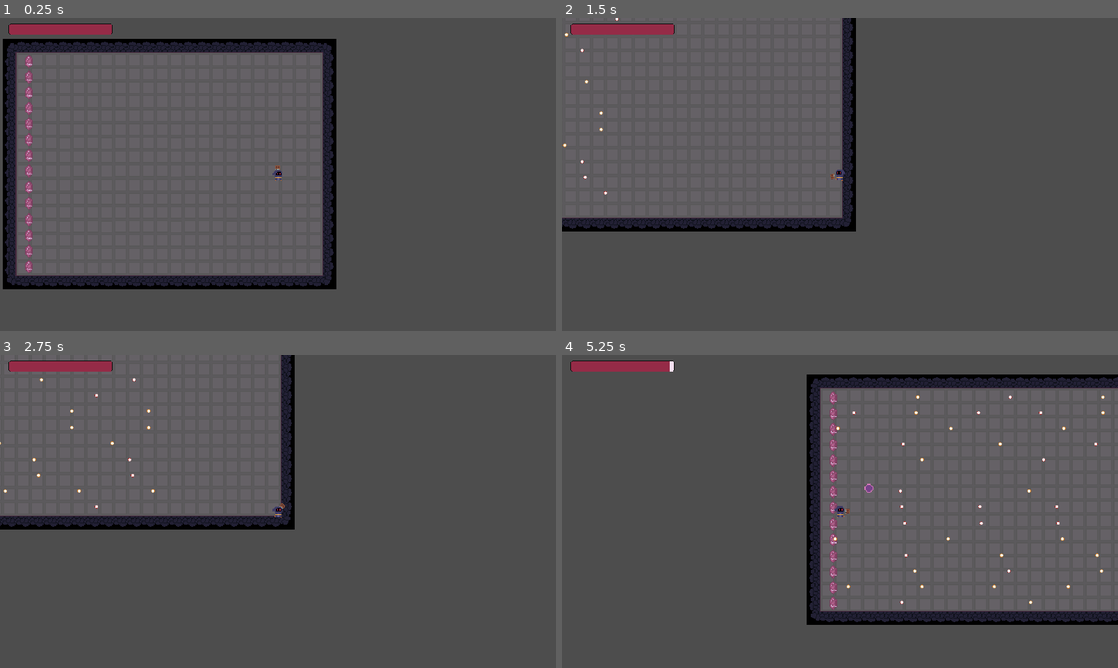
Above: before the commit, frames 1-4 (two rows, left to right).
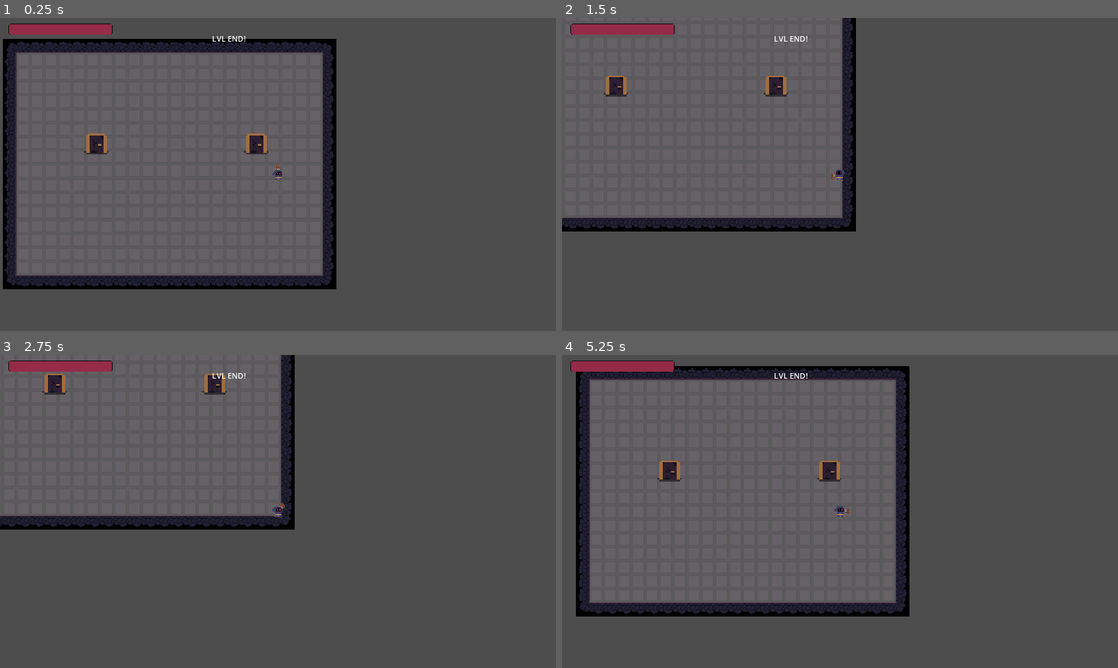
Above: after the commit, the same moments.

Repository: Arssin/Bullet_Hell_Jam
Game: Godot game, scene res://scenes/Level4.tscn
The game is run twice, just before and just after one commit, with the same random seed, the same clock (stepped at 60 frames per second) and the same inputs. This scene is started directly instead of the project's main scene.
Inputs (mouse positions are in pixels of both pictures, inside the frame that each line leads up to):
- Up to frame 1 (0.25 s): no input
- Up to frame 2 (1.5 s): move the mouse to (962, 158) at 0.52 s; hold D (move_right) 0.53-1.28 s; click (962, 158) at 0.6 s; tap Enter at 1.25 s; move the mouse to (728, 190) at 1.27 s; hold S (move_down) from 1.28 s (still down); tap Space (dash) at 1.35 s
- Up to frame 3 (2.75 s): tap Space (dash) at 2 s; move the mouse to (333, 442) at 2.02 s; release S (move_down) at 2.03 s; hold D (move_right) from 2.03 s (still down); tap E (player_action) at 2.1 s
- Up to frame 4 (5.25 s): move the mouse to (812, 574) at 2.77 s; release D (move_right) at 2.78 s; hold W (move_up) 2.78-3.53 s; click (812, 574) at 2.85 s; move the mouse to (1006, 558) at 3.52 s; hold Left (move_left) 3.53-5.03 s; tap Space (dash) at 3.6 s; move the mouse to (673, 464) at 4.27 s; tap E (player_action) at 4.35 s; move the mouse to (867, 511) at 5.02 s; hold S (move_down) from 5.03 s (still down); click (867, 511) at 5.1 s

The runs differ from the first frame. In frame 1, 1.2% of the frame differs, in the area x 4-49%, y 5-82%; in frame 2, 0.6%; in frame 3, 0.6%; in frame 4, 46%, in the area x 2-100%, y 2-87%.
Error after the commit: Invalid access to property or key '2' on a base object of type 'Dictionary'. (res://addons/BulletUpHell/BuHSpawner.gd:406)

Commit message:
prepare lvl 4

Diff:
--- a/scenes/Level4.tscn
+++ b/scenes/Level4.tscn
@@ -1,10 +1,13 @@
-[gd_scene load_steps=4 format=3 uid="uid://ju5rw4wwp1jr"]
+[gd_scene load_steps=6 format=3 uid="uid://ju5rw4wwp1jr"]
 
+[ext_resource type="Script" path="res://scripts/Level4.gd" id="1_doou2"]
 [ext_resource type="PackedScene" uid="uid://df3rvcxvib2rc" path="res://scenes/map_creator.tscn" id="1_xc1ix"]
 [ext_resource type="PackedScene" uid="uid://bwofc6vedhbhe" path="res://scenes/player.tscn" id="2_nj3vx"]
 [ext_resource type="PackedScene" uid="uid://bw35yw126p5jb" path="res://scenes/cristal_enemy.tscn" id="3_bph8d"]
+[ext_resource type="PackedScene" uid="uid://csp0pjl6er5ri" path="res://scenes/doors.tscn" id="5_at8e1"]
 
 [node name="Level4" type="Node2D"]
+script = ExtResource("1_doou2")
 
 [node name="MapCreator" parent="." instance=ExtResource("1_xc1ix")]
 layer_0/tile_data = PackedInt32Array(524313, 0, 0, 589849, 0, 1, 655385, 0, 2, 720921, 0, 1, 786457, 0, 2, 851993, 0, 1 …(7879 unchanged characters)…
@@ -55,3 +58,23 @@
 
 [node name="CristalEnemy14" parent="Enemies4" instance=ExtResource("3_bph8d")]
 position = Vector2(431, 390)
+
+[node name="CanvasLayer" type="CanvasLayer" parent="."]
+
+[node name="TimerLvl4" type="Label" parent="CanvasLayer"]
+unique_name_in_owner = true
+offset_left = 439.0
+offset_top = 32.0
+offset_right = 760.0
+offset_bottom = 102.0
+text = "LVL 4 TIMER:"
+
+[node name="Doors" type="Node2D" parent="."]
+visible = false
+position = Vector2(-73, 62)
+
+[node name="Doors" parent="Doors" instance=ExtResource("5_at8e1")]
+position = Vector2(581, 185)
+
+[node name="Doors2" parent="Doors" instance=ExtResource("5_at8e1")]
+position = Vector2(765, 185)
--- /dev/null
+++ b/scripts/Level4.gd
@@ -0,0 +1,34 @@
+extends Node2D
+
+var time: float = 1000000.00
+var minutes: int = 0
+var seconds: int = 0
+
+var time_still_count = true
+var showed_all = false
+
+
+# Called when the node enters the scene tree for the first time.
+func _ready() -> void:
+	pass # Replace with function body.
+
+
+# Called every frame. 'delta' is the elapsed time since the previous frame.
+func _process(delta: float) -> void:
+	var enemy = $Enemies4
+
+	if time_still_count && time >= 0:
+		print('halpo')
+		time -= delta
+		seconds = fmod(time,60)
+		minutes = fmod(time,3600) / 60
+		var formatedSec = "%02d" % seconds
+		%TimerLvl4.text = "TIME " + str(minutes) + ":" + formatedSec
+		time_still_count = false
+	elif !showed_all && !time_still_count:
+		$Doors.show()
+		%TimerLvl4.text = "LVL END!"
+		showed_all = true
+
+	if showed_all && enemy:
+		enemy.queue_free()
